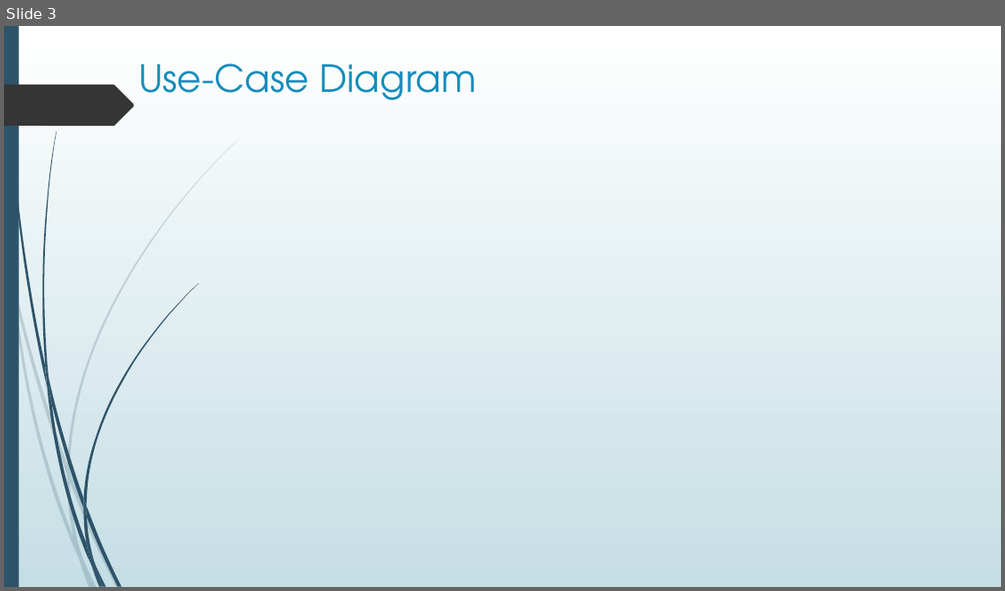
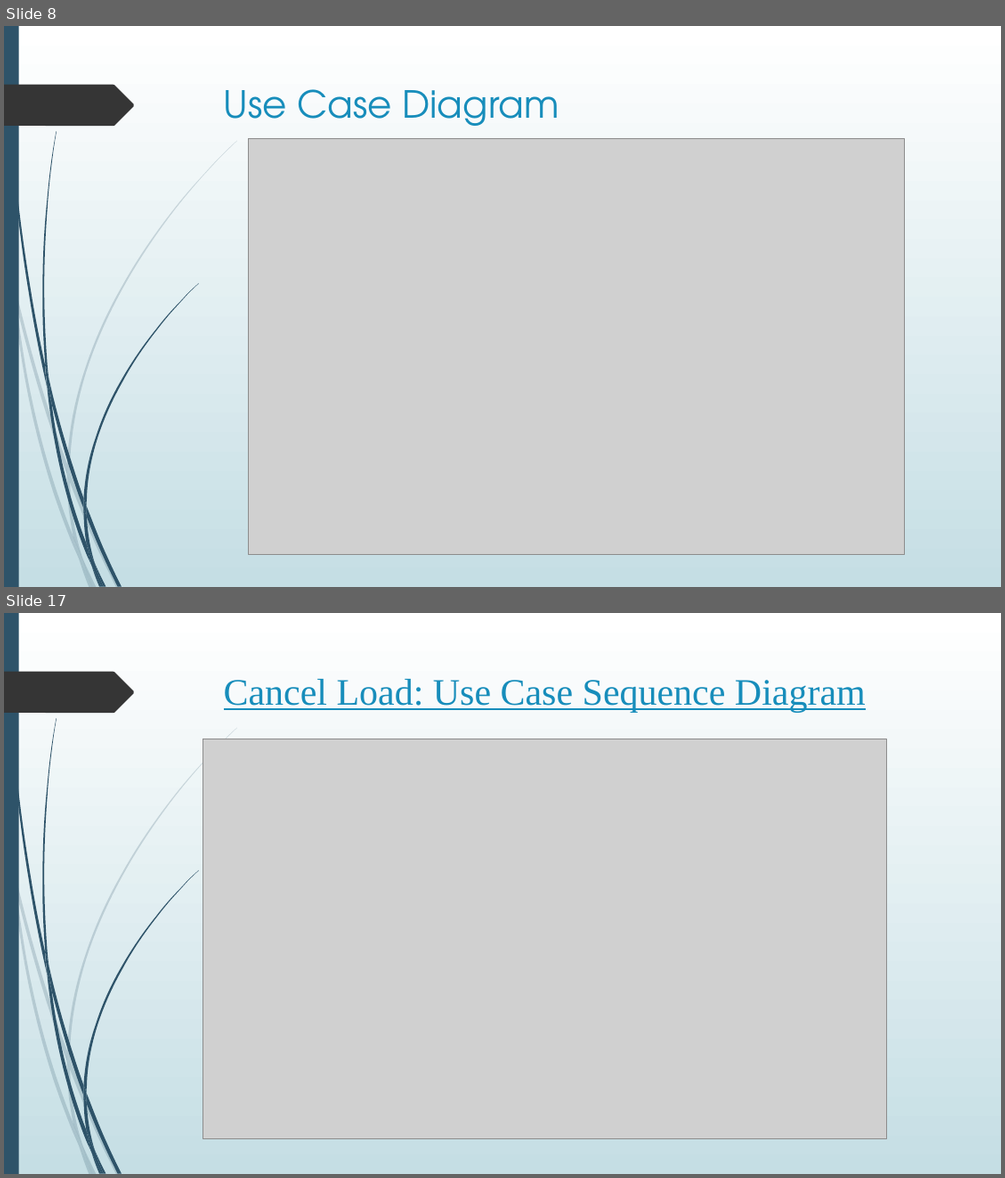
Before and after one commit to robel921/SE-TruckingCompanyMS, a slide deck: Documents/Project_Presentation1.pptx. Shown one above the other, each under a label of ours: slide 3 before the commit, slides 8 and 17 after it; the slides between them are not shown. The pictures are 1005x591 and 1005x1178 pixels, drawn with LibreOffice and Linux fonts; fonts in the diff are those of the drawing; grey boxes stand for pictures. Boxes give left, top, right and bottom in pixels: in the first picture for what was removed or moved away, otherwise in the second. Text is boxed around its words. In the diff, an @@ line names an element or a change of style, - is before the commit and + after.

```diff
--- a/Documents/Project_Presentation1.pptx
+++ b/Documents/Project_Presentation1.pptx
@@ slide 17 added at (4,613,1001,1174), background gradient #FFFFFF to #C5DEE5; not listed: 24 template elements that a slide beside it also shows @@
@@ title added at (224,679,866,712), 36 pt, text #178DBB, underline @@
+Cancel Load: Use Case Sequence Diagram
@@ picture added at (202,738,886,1140) @@
@@ what was slide 3 is now slide 8 @@
@@ slide 8 changed as well @@
@@ title at (224,89,559,126): text changed @@
-Use-Case Diagram
+Use Case Diagram
@@ picture added at (249,138,905,555) @@
```
Also in this commit, not shown: 1 other slide changed, 17 other slides added, 2 slides removed.
